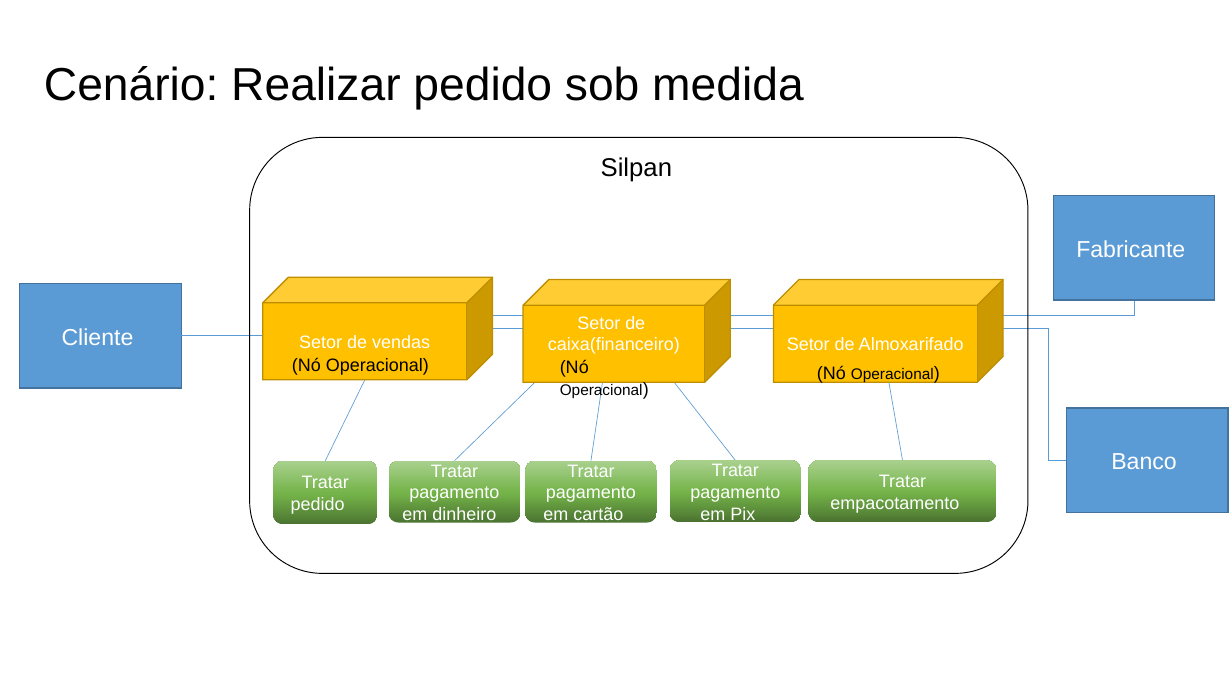
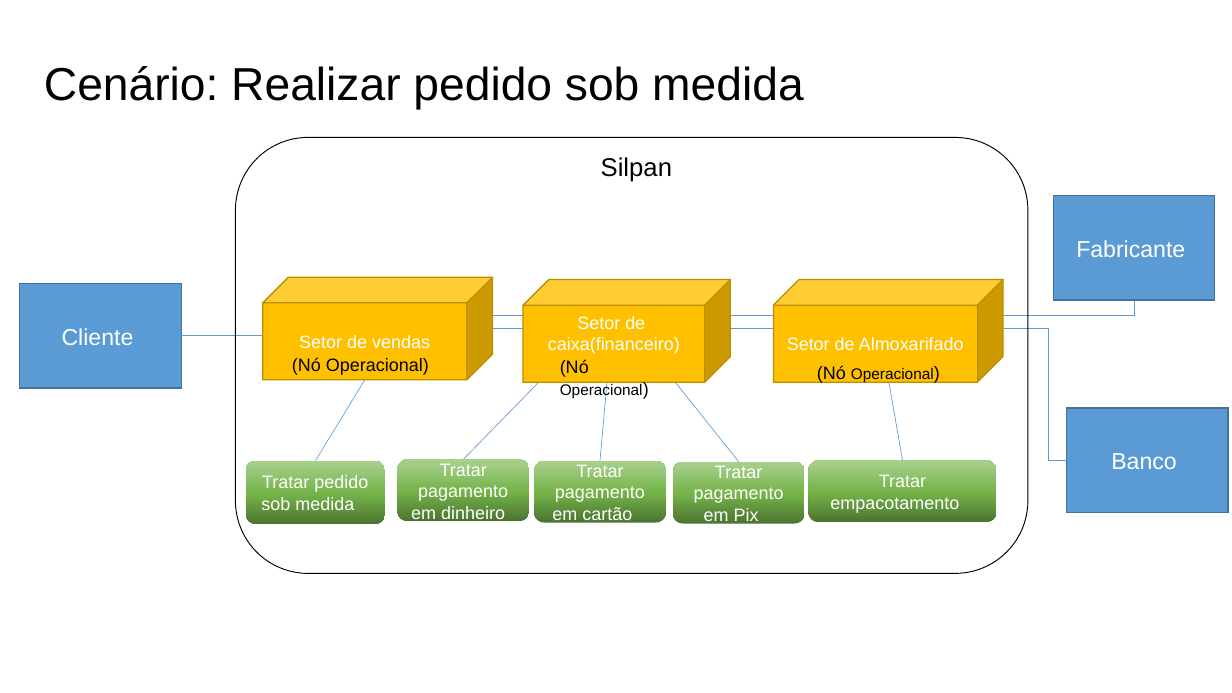
Before and after one commit to Systematicos/FindingApp, a slide deck: slide 5 of Documentation/15._Arquitetura_de_Negócio_para_cada_Cenário.pptx. Drawn at 1232x693 pixels with LibreOffice and Linux fonts; fonts in the diff are those of the drawing. Boxes give left, top, right and bottom in pixels: in the first picture for what was removed or moved away, otherwise in the second. Text is boxed around its words. In the diff, an @@ line names an element or a change of style, - is before the commit and + after.

Commit message:
[ATUALIZAÇÃO] Art 15.

```diff
--- a/Documentation/15._Arquitetura_de_Negócio_para_cada_Cenário.pptx
+++ b/Documentation/15._Arquitetura_de_Negócio_para_cada_Cenário.pptx
@@ rounded rectangle: place and size @@
-rounded rectangle at (250, 138, 1028, 574)
+rounded rectangle at (236, 138, 1029, 574)
@@ line moved from (614, 305) - (455, 461) to (614, 305) - (463, 459) @@
@@ line moved from (614, 305) - (592, 461) to (614, 305) - (600, 461) @@
@@ line moved from (365, 380) - (325, 461) to (365, 380) - (315, 461) @@
@@ rounded rectangle "Tratar pedido sob medida": place and size @@
-rounded rectangle "Tratar pedido sob medida" at (274, 461, 378, 525)
+rounded rectangle "Tratar pedido sob medida" at (246, 461, 385, 525)
@@ text in rounded rectangle at (261, 475, 368, 510): text changed @@
-Tratar pedido
+Tratar pedido sob medida
@@ rounded rectangle "Tratar pagamento em dinheiro": place and size @@
-rounded rectangle "Tratar pagamento em dinheiro" at (389, 461, 520, 523)
+rounded rectangle "Tratar pagamento em dinheiro" at (397, 459, 529, 521)
@@ rounded rectangle "Tratar pagamento em cartão": place and size @@
-rounded rectangle "Tratar pagamento em cartão" at (525, 461, 656, 523)
+rounded rectangle "Tratar pagamento em cartão" at (534, 461, 665, 523)
```
